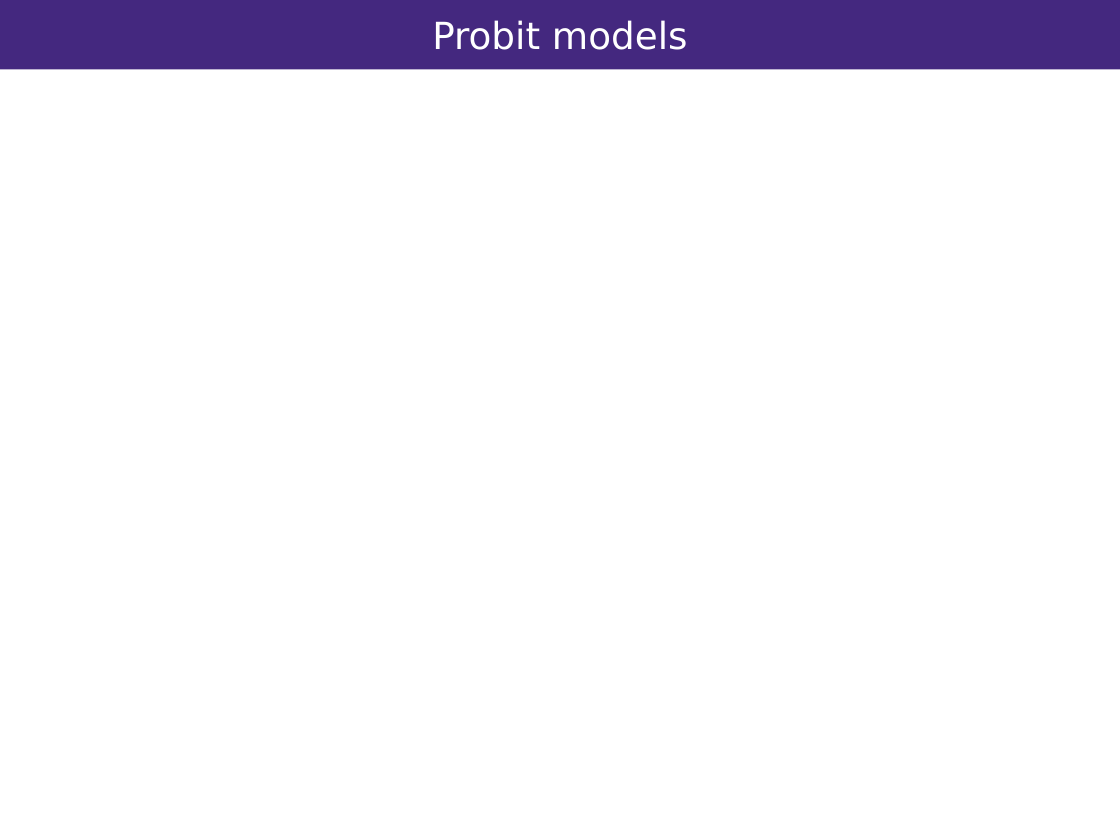
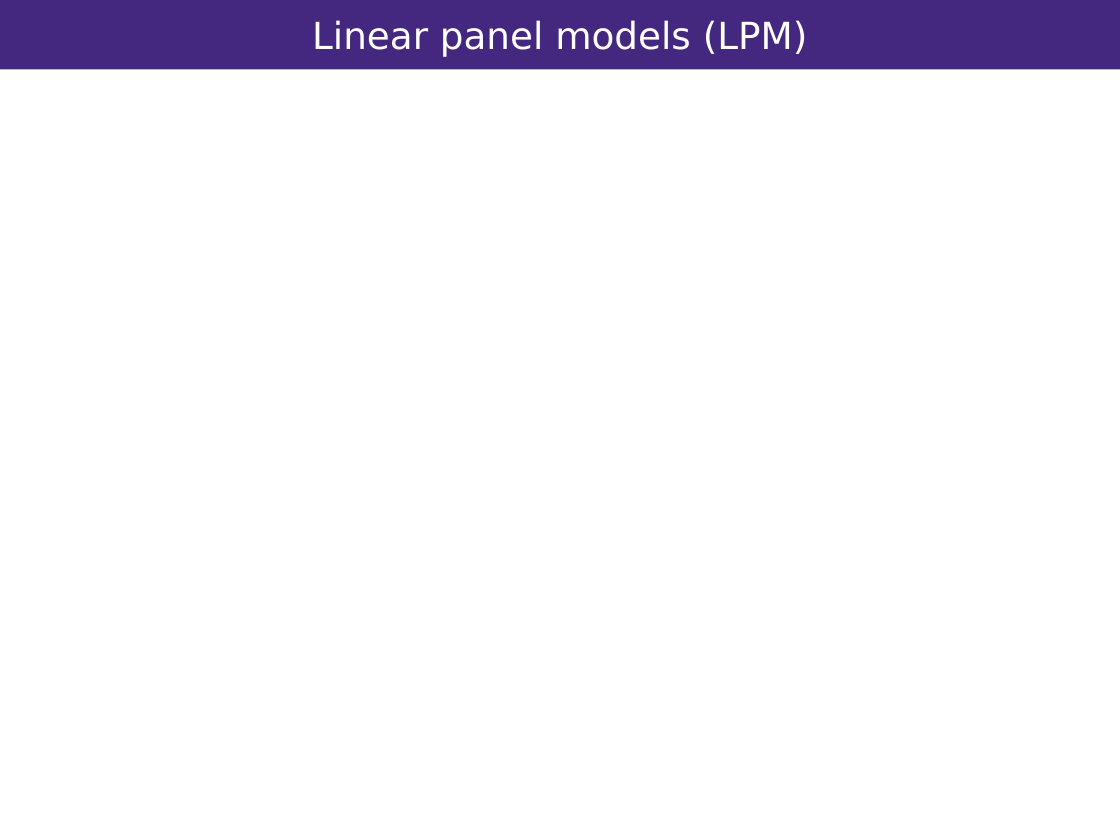
Before and after one commit to vandenEnd/scripts, a slide deck: slide 8 of Resilience.pptx. Drawn at 1120x840 pixels with LibreOffice and Linux fonts; fonts in the diff are those of the drawing; grey boxes stand for pictures; background and template pictures are left out. Boxes give left, top, right and bottom in pixels: in the first picture for what was removed or moved away, otherwise in the second. Text is boxed around its words. In the diff, an @@ line names an element or a change of style, - is before the commit and + after.

```diff
--- a/Resilience.pptx
+++ b/Resilience.pptx
@@ title at [312,20,808,57]: text changed @@
-Probit models
+Linear panel models (LPM)
```
Also in this commit, not shown: 3 other slides changed, 2 slides added.
